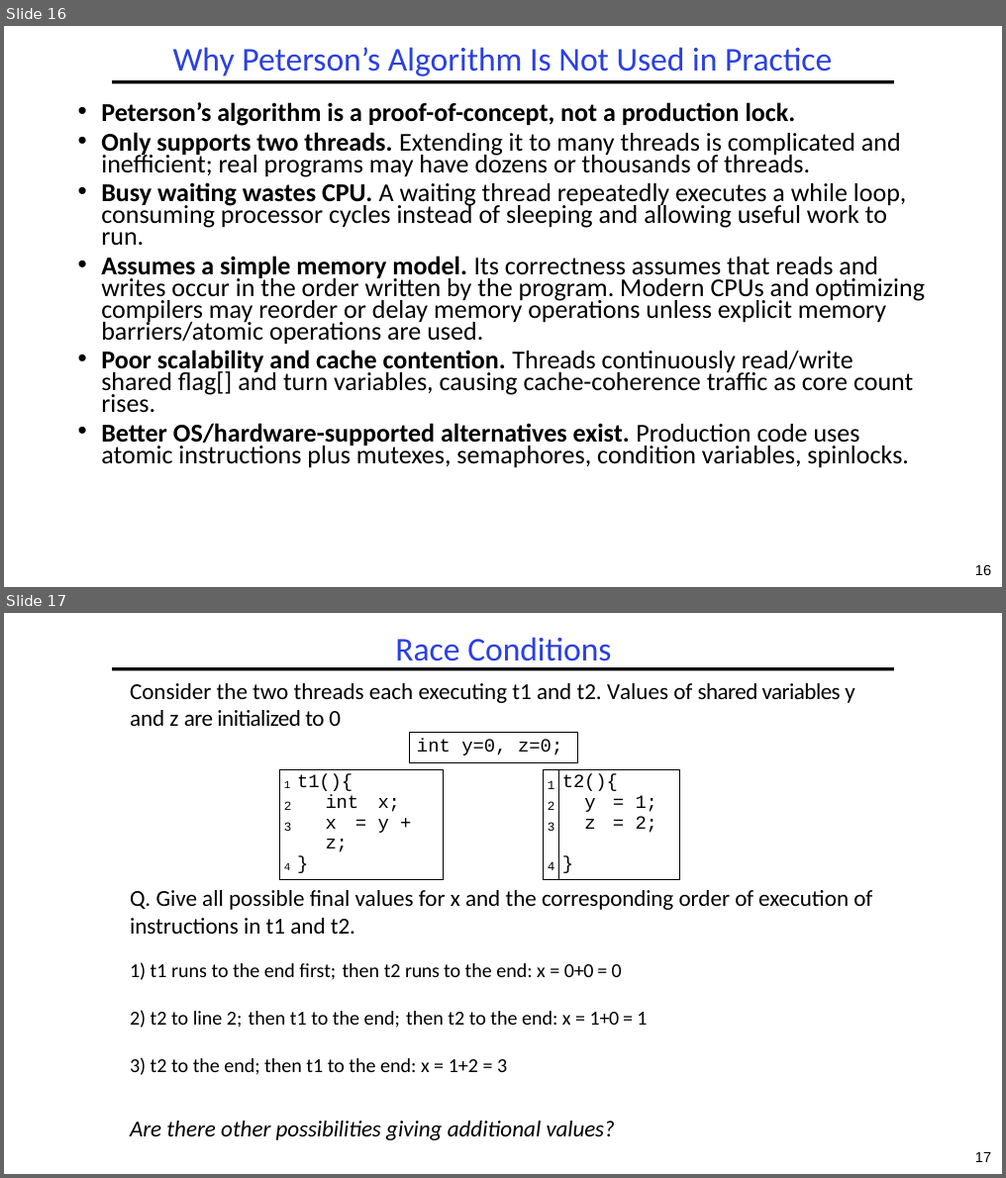
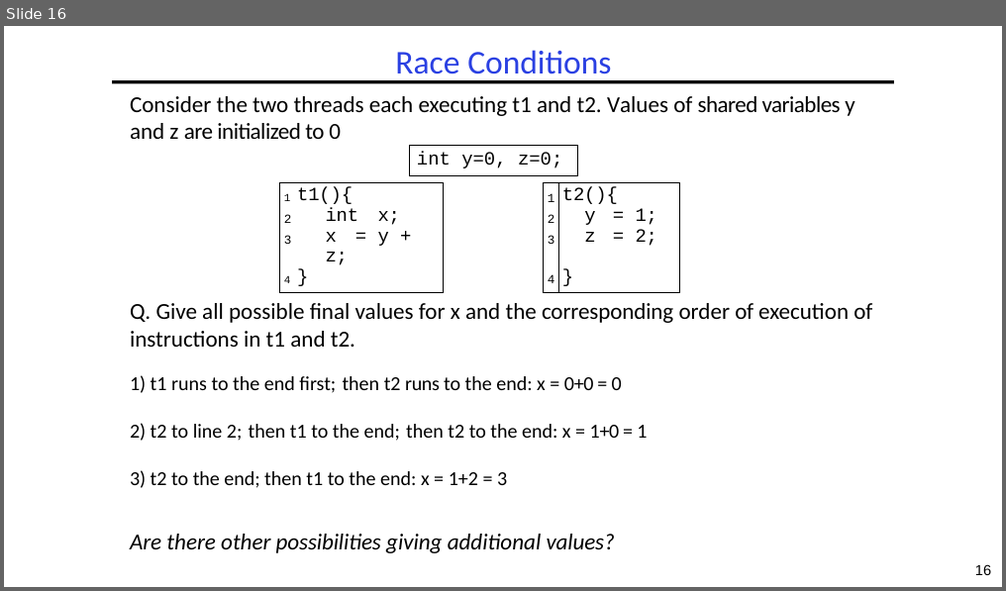
Before and after one commit to guhofstra/CSC112Fa26, a slide deck: PPTs/L3-Exercises ANS.pptx. Shown one above the other, each under a label of ours: slides 16 and 17 before the commit, slide 16 after it. The pictures are 1006x1178 and 1006x591 pixels, drawn with LibreOffice and Linux fonts; fonts in the diff are those of the drawing. Boxes give left, top, right and bottom in pixels: in the first picture for what was removed or moved away, otherwise in the second. Text is boxed around its words. In the diff, an @@ line names an element or a change of style, - is before the commit and + after.

```diff
--- a/PPTs/L3-Exercises ANS.pptx
+++ b/PPTs/L3-Exercises ANS.pptx
@@ slide 16 removed at (x1=4, y1=26, x2=1002, y2=587), background #FFFFFF; not listed: 1 template element that a slide beside it also shows @@
@@ title removed at (x1=173, y1=47, x2=832, y2=76) @@
-Why Peterson’s Algorithm Is Not Used in Practice
@@ text removed at (x1=101, y1=102, x2=925, y2=469) @@
-• Peterson’s algorithm is a proof-of-concept, not a production lock.
-• Only supports two threads. Extending it to many threads is complicated and inefficient; real programs may have dozens or thousands of threads.
-• Busy waiting wastes CPU. A waiting thread repeatedly executes a while loop, consuming processor cycles instead of sleeping and allowing useful work to run.
-• Assumes a simple memory model. Its correctness assumes that reads and writes occur in the order written by the program. Modern CPUs and optimizing compilers may reorder or delay memory operations unless explicit memory barriers/atomic operations are used.
-• Poor scalability and cache contention. Threads continuously read/write shared flag[] and turn variables, causing cache-coherence traffic as core count rises.
-• Better OS/hardware-supported alternatives exist. Production code uses atomic instructions plus mutexes, semaphores, condition variables, spinlocks.
@@ page number removed at (x1=975, y1=565, x2=991, y2=575) @@
-16
@@ what was slide 17 is now slide 16 @@
@@ page number at (x1=975, y1=565, x2=991, y2=575): text changed @@
-17
+16
```
Also in this commit, not shown: 9 slides changed, 4 other files.
